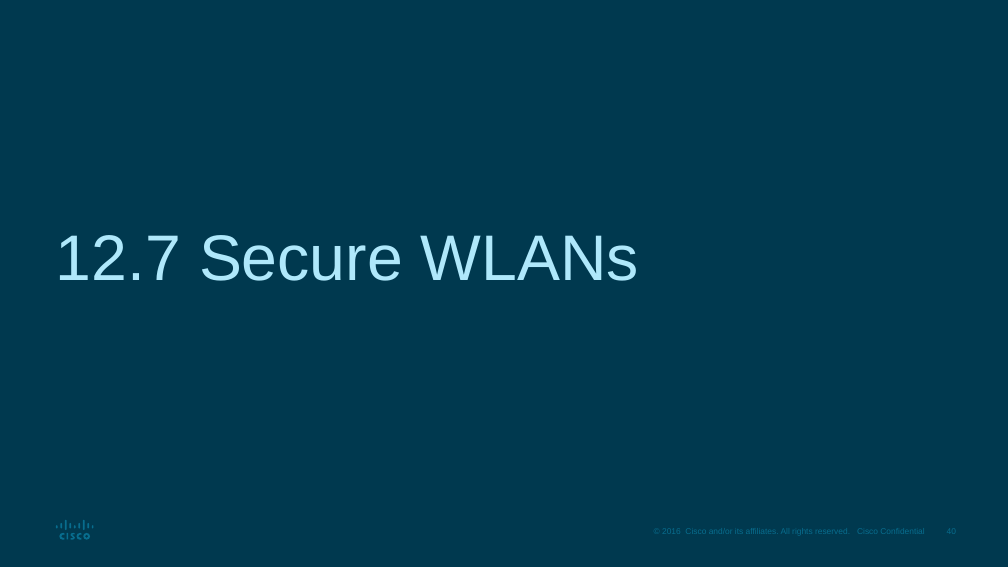
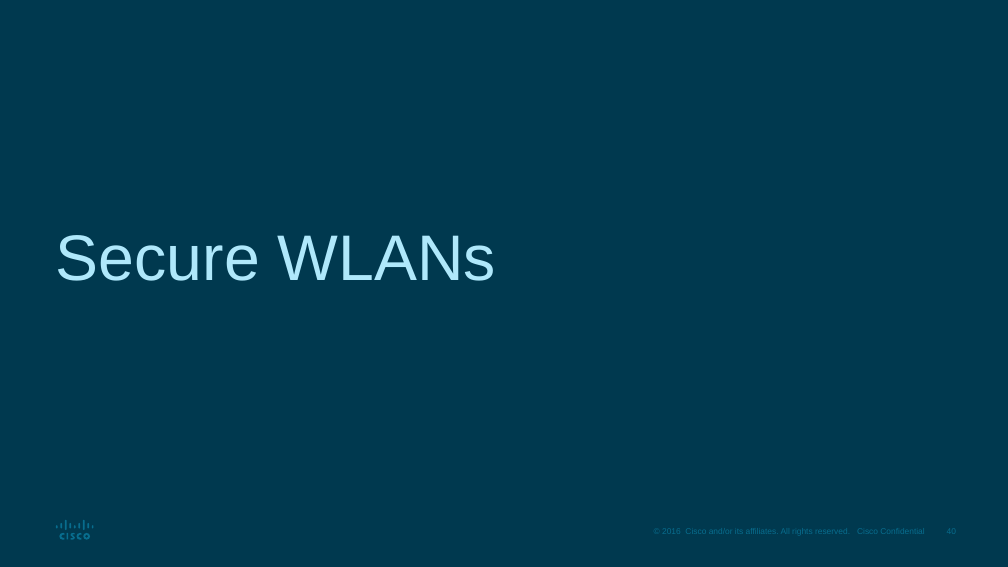
Before and after one commit to ECUbakers/PKH-2154, a slide deck: slide 40 of module5/SRWE_Module_12_talking points.pptx. Drawn at 1008x567 pixels with LibreOffice and Linux fonts; fonts in the diff are those of the drawing. Boxes give left, top, right and bottom in pixels: in the first picture for what was removed or moved away, otherwise in the second. Text is boxed around its words. In the diff, an @@ line names an element or a change of style, - is before the commit and + after.

```diff
--- a/module5/SRWE_Module_12_talking points.pptx
+++ b/module5/SRWE_Module_12_talking points.pptx
@@ title at [56, 235, 496, 281]: text changed @@
-12.7 Secure WLANs
+Secure WLANs
```
Also in this commit, not shown: 7 other slides changed, 1 slide removed.
